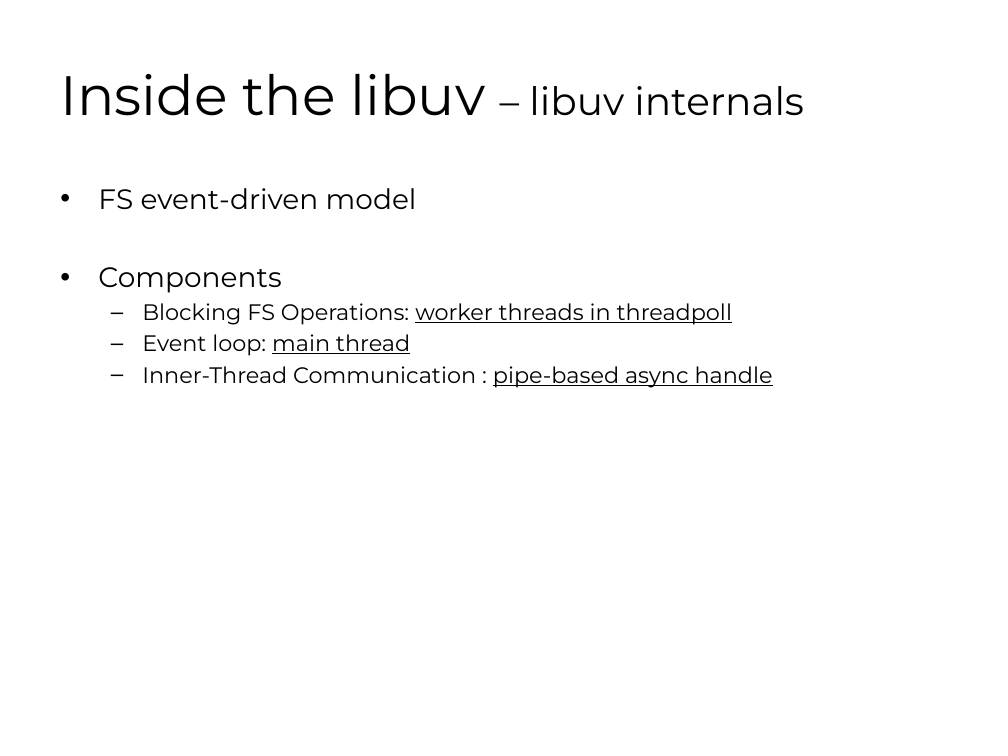
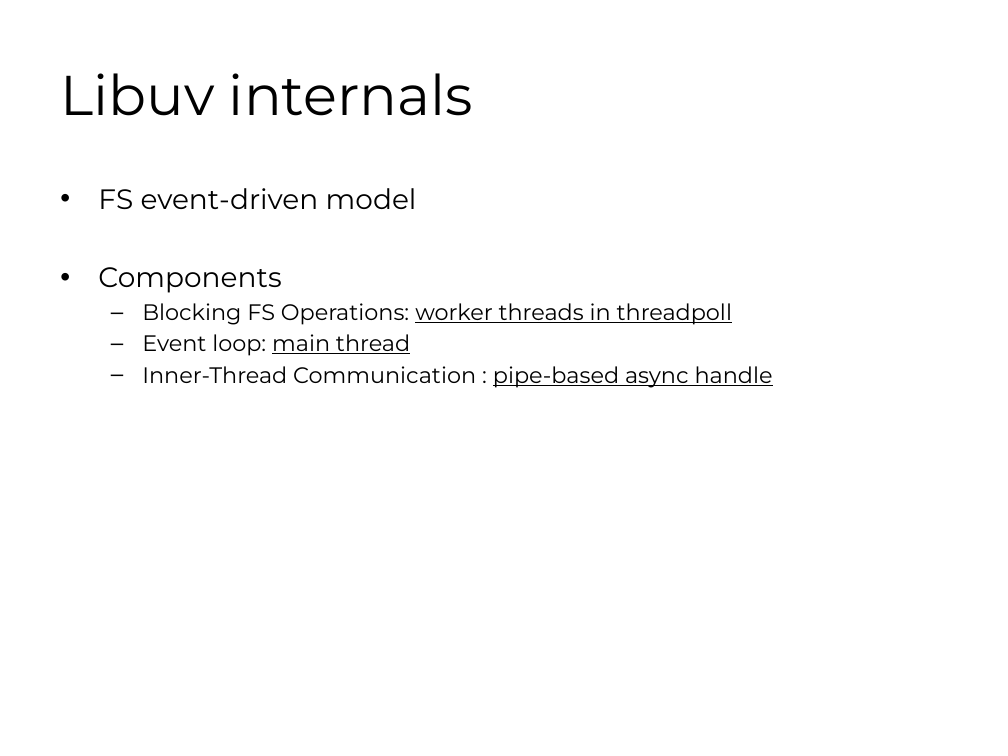
Before and after one commit to young-mu/libuv, a slide deck: slide 14 of libuv.pptx. Drawn at 1008x756 pixels with LibreOffice and Linux fonts; fonts in the diff are those of the drawing. Boxes give left, top, right and bottom in pixels: in the first picture for what was removed or moved away, otherwise in the second. Text is boxed around its words. In the diff, an @@ line names an element or a change of style, - is before the commit and + after.

```diff
--- a/libuv.pptx
+++ b/libuv.pptx
@@ title at (60,73,473,116): text changed; size 27.9 to 40 pt @@
-Inside the libuv – libuv internals
+Libuv internals
```
Also in this commit, not shown: 14 other slides changed, 1 slide added, 3 other files.
